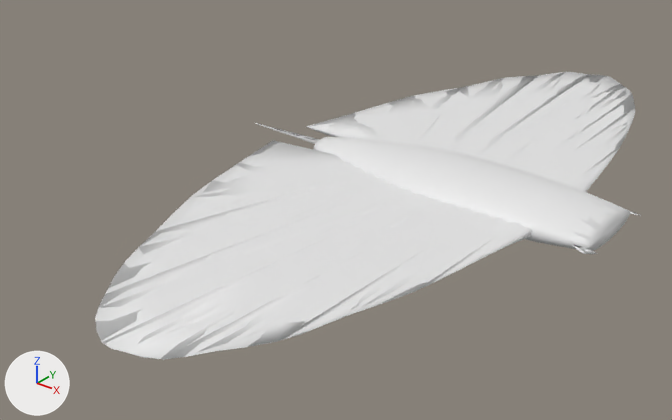
The Blender file tools/art/pass067/manta-ray.blend: old version first, new version second.
Rendered twice from a camera (50 mm lens) standing at (2.47, -3.98, 2.06) and looking at (-0.44, -0.34, -0.19). Lighting does not change. The marker at lower left points along +X, +Y and +Z. The first picture is the older version.

The older version as bpy lines, for what is in view:
```python
me_body = bpy.data.meshes.new('Body')
me_body.from_pydata(...)  # 2574 vertices, 2514 faces; spans x -1.36..1.04, y -2.19..2.19, z -0.12..0.12
me_body.polygons.foreach_set('use_smooth', [True] * 2514)
me_body.materials.append(mat_manta_skin)  # its picture is missing
me_body_lod1 = bpy.data.meshes.new('Body_LOD1')
me_body_lod1.from_pydata(...)  # 484 vertices, 794 faces; spans x -1.36..1.04, y -2.19..2.19, z -0.12..0.12
me_body_lod1.polygons.foreach_set('use_smooth', [True] * 794)
me_body_lod1.materials.append(mat_manta_skin)  # its picture is missing
ob_body = bpy.data.objects.new('Body', me_body)
ob_body.parent = ob_manta_root
ob_body.location = (0.0, 0.0, 0.0)
ob_body_lod1 = bpy.data.objects.new('Body_LOD1', me_body_lod1)
ob_body_lod1.parent = ob_manta_root
ob_body_lod1.location = (0.0, 0.0, 0.0)
```
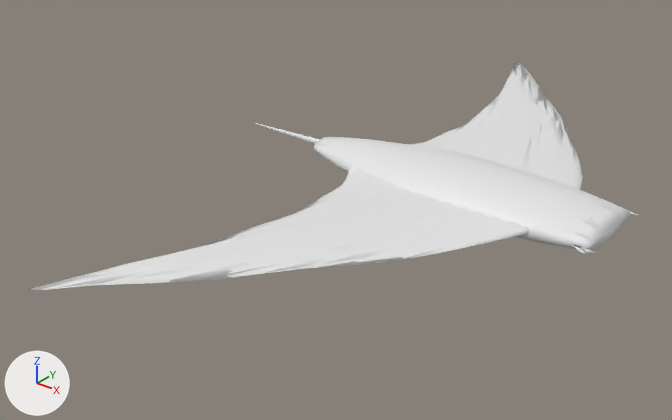
The edits, one by one:
me_body is used by ob_body; parent ob_manta_root; location (0.0, 0.0, 0.0).
me_body had 2574 vertices, 2514 faces and spanned x -1.36..1.04, y -2.19..2.19, z -0.12..0.12.
me_body now has 2574 vertices, 2514 faces and spans x -1.36..1.04, y -2.12..2.12, z -0.12..0.12.
me_body part 1: 784 of 2574 vertices moved; they spanned x -1.07..0.68, y -2.19..2.19, z -0.03..0.04 and now span x -0.7..0.67, y -2.12..2.12, z -0.03..0.03; mean shift (-0.08, 0.0, 0.0); largest move (-0.48, 1.84, 0.02) -> (-0.32, 0.7, 0.01).
me_body_lod1 is used by ob_body_lod1; parent ob_manta_root; location (0.0, 0.0, 0.0).
me_body_lod1 had 484 vertices, 794 faces and spanned x -1.36..1.04, y -2.19..2.19, z -0.12..0.12.
me_body_lod1 now has 484 vertices, 739 faces, 52 loose edges and spans x -1.36..1.04, y -2.12..2.12, z -0.12..0.12.
me_body_lod1 part 2: 19 vertices moved from x -0.63..0.69, y -2.15..2.18, z -0.02..0.03 to x -0.54..0.67, y -1.6..1.7, z -0.02..0.03; 136 vertices removed from x -1.36..0.99, y -2.19..2.19, z -0.12..0.07; 136 vertices added at x -0.81..0.99, y -2.12..2.12, z -0.11..0.06.

Pixel boxes (x1, y1, x2, y2) of what changed, in the pictures (672 x 420 px; the box of a moved part takes in the faces that stretch with it):
'Body', reshaped (11% wider, 21% shorter)
    before: (95, 72, 641, 360)
    after: (33, 64, 641, 290)
'Body_LOD1', reshaped (12% wider, 20% shorter)
    before: (95, 72, 637, 359)
    after: (30, 62, 637, 290)
part 1 of me_body, moved or reshaped
    before: (95, 72, 635, 360)
    after: (33, 64, 583, 290)
part 2 of me_body_lod1, moved or reshaped
    before: (95, 72, 635, 359)
    after: (30, 62, 585, 290)
